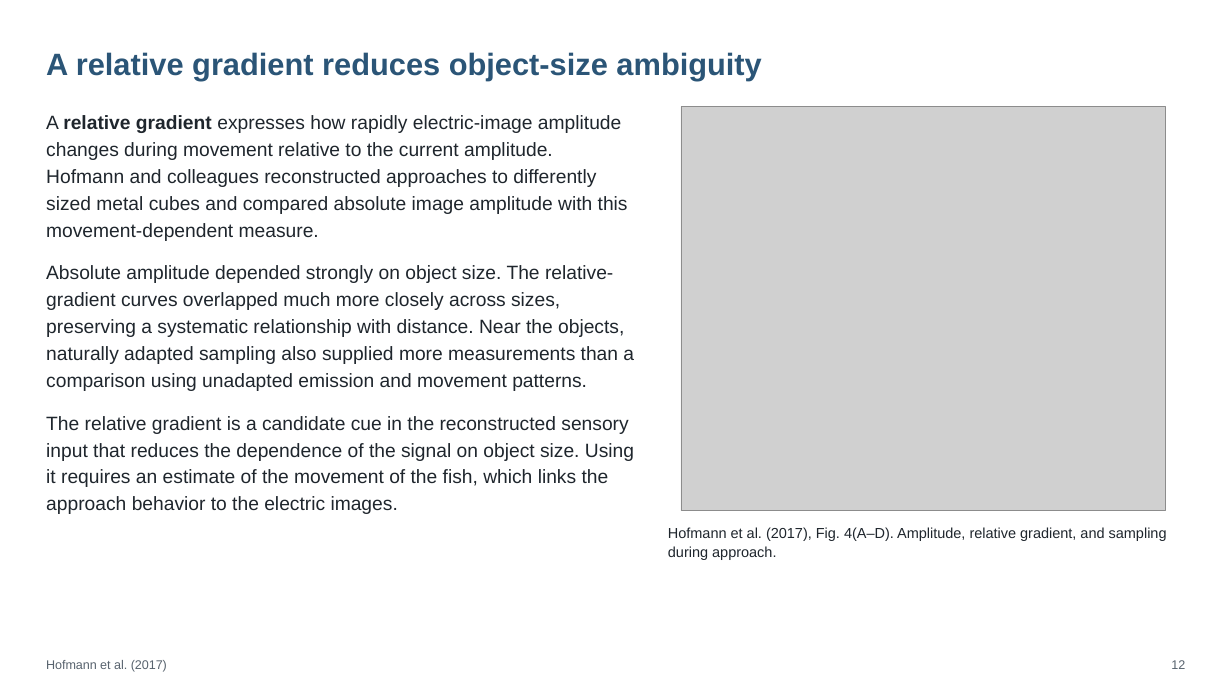
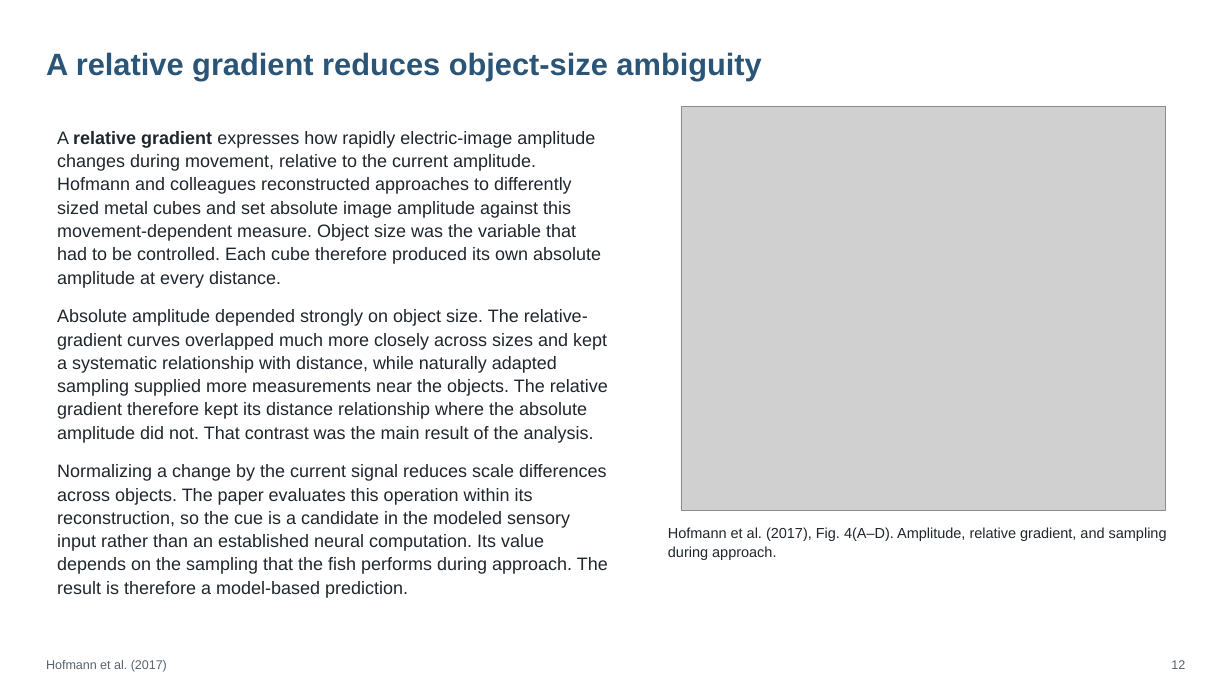
Before and after one commit to jordanxxlopez/NEUROETHOLOGY, a slide deck: slide 15 of scaffolded/Neuroethology_Lecture21_FA2026_SCAFFOLDED.pptx (slide 16 before the commit). Drawn at 1232x693 pixels with LibreOffice and Linux fonts; fonts in the diff are those of the drawing; grey boxes stand for pictures. Boxes give left, top, right and bottom in pixels: in the first picture for what was removed or moved away, otherwise in the second. Text is boxed around its words. In the diff, an @@ line names an element or a change of style, - is before the commit and + after.

```diff
--- a/scaffolded/Neuroethology_Lecture21_FA2026_SCAFFOLDED.pptx
+++ b/scaffolded/Neuroethology_Lecture21_FA2026_SCAFFOLDED.pptx
@@ text at box(57, 131, 608, 598): text changed; size 15 to 14 pt @@
-A relative gradient expresses how rapidly electric-image amplitude changes during movement relative to the current amplitude. Hofmann and colleagues reconstructed approaches to differently sized metal cubes and compared absolute image amplitude with this movement-dependent measure.
-Absolute amplitude depended strongly on object size. The relative-gradient curves overlapped much more closely across sizes, preserving a systematic relationship with distance. Near the objects, naturally adapted sampling also supplied more measurements than a comparison using unadapted emission and movement patterns.
-The relative gradient is a candidate cue in the reconstructed sensory input that reduces the dependence of the signal on object size. Using it requires an estimate of the movement of the fish, which links the approach behavior to the electric images.
+A relative gradient expresses how rapidly electric-image amplitude changes during movement, relative to the current amplitude. Hofmann and colleagues reconstructed approaches to differently sized metal cubes and set absolute image amplitude against this movement-dependent measure. Object size was the variable that had to be controlled. Each cube therefore produced its own absolute amplitude at every distance.
+Absolute amplitude depended strongly on object size. The relative-gradient curves overlapped much more closely across sizes and kept a systematic relationship with distance, while naturally adapted sampling supplied more measurements near the objects. The relative gradient therefore kept its distance relationship where the absolute amplitude did not. That contrast was the main result of the analysis.
+Normalizing a change by the current signal reduces scale differences across objects. The paper evaluates this operation within its reconstruction, so the cue is a candidate in the modeled sensory input rather than an established neural computation. Its value depends on the sampling that the fish performs during approach. The result is therefore a model-based prediction.
```
Also in this commit, not shown: 53 other slides changed, 4 slides added, 4 slides removed, 4 other files.
